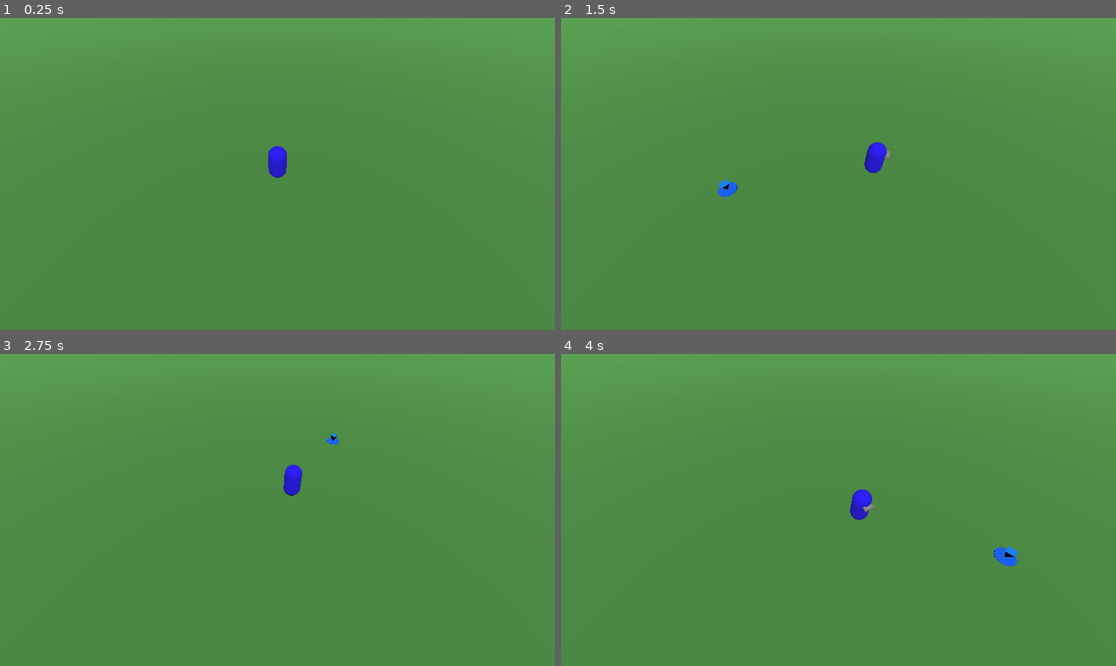
Above: before the commit, frames 1-4 (two rows, left to right).
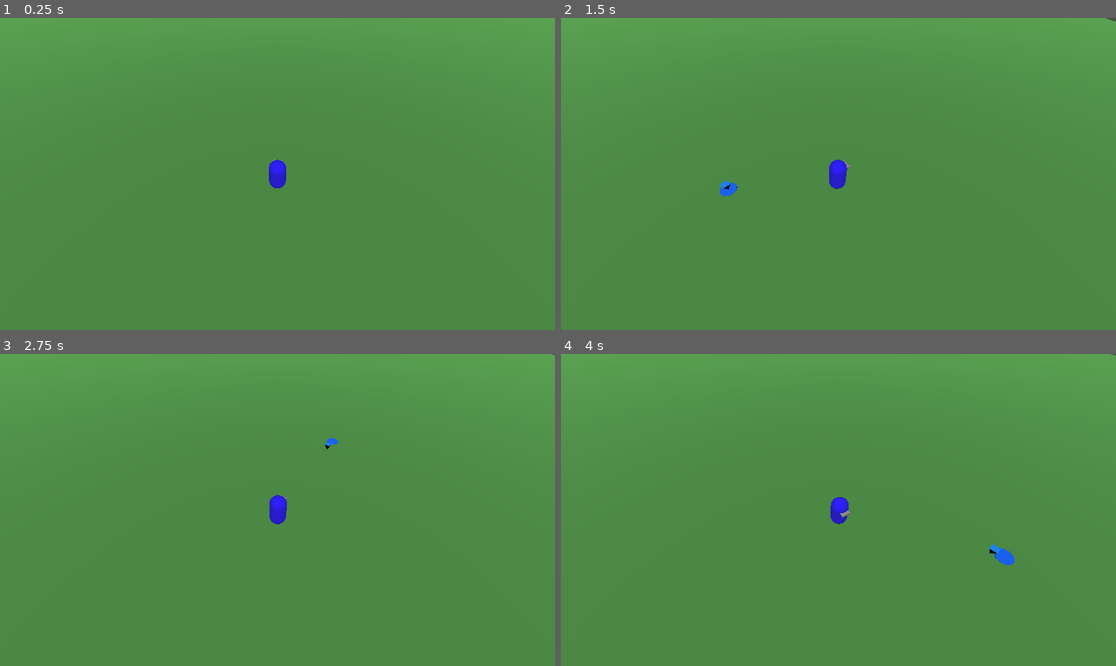
Above: after the commit, the same moments.

Repository: vitorreao/dungeon_walkers
Game: Godot game, scene res://Level.tscn
The game is run twice, just before and just after one commit, with the same random seed, the same clock (stepped at 60 frames per second) and the same inputs.
Inputs (mouse positions are in pixels of both pictures, inside the frame that each line leads up to):
- Up to frame 1 (0.25 s): no input
- Up to frame 2 (1.5 s): tap Enter at 0.5 s; move the mouse to (960, 158) at 0.52 s; click (960, 158) at 0.67 s; move the mouse to (727, 189) at 1.27 s; click (727, 189) at 1.42 s
- Up to frame 3 (2.75 s): move the mouse to (333, 441) at 2.02 s; click (333, 441) at 2.17 s
- Up to frame 4 (4 s): move the mouse to (810, 572) at 2.77 s; click (810, 572) at 2.92 s; move the mouse to (1005, 556) at 3.52 s; click (1005, 556) at 3.67 s

The runs differ from the first frame. In frame 1, 0.3% of the frame differs, in the area x 48-52%, y 40-55%; in frame 2, 0.6%; in frame 3, 0.6%; in frame 4, 0.7%, in the area x 48-100%, y 0-69%.

Commit message:
Add camera movement

Diff:
--- a/Level.tscn
+++ b/Level.tscn
@@ -1,6 +1,7 @@
-[gd_scene load_steps=8 format=3 uid="uid://ca8qxry68vcdr"]
+[gd_scene load_steps=9 format=3 uid="uid://ca8qxry68vcdr"]
 
 [ext_resource type="PackedScene" uid="uid://cysyvnulbli1h" path="res://player.tscn" id="1_g7hte"]
+[ext_resource type="Script" path="res://camera_movement.gd" id="2_e1tij"]
 [ext_resource type="Script" path="res://nav_area.gd" id="2_gy8kc"]
 [ext_resource type="PackedScene" uid="uid://c6rkrrph4d85s" path="res://player_movement.tscn" id="3_gn0hq"]
 
@@ -24,8 +25,10 @@
 [node name="Player" parent="." instance=ExtResource("1_g7hte")]
 transform = Transform3D(1, 0, 0, 0, 1, 0, 0, 0, 1, 0, 1.02483, 0)
 
-[node name="Camera3D" type="Camera3D" parent="."]
+[node name="Camera3D" type="Camera3D" parent="." node_paths=PackedStringArray("target")]
 transform = Transform3D(1, 0, 0, 0, 0.642788, 0.766044, 0, -0.766044, 0.642788, 0, 9, 7.5)
+script = ExtResource("2_e1tij")
+target = NodePath("../Player")
 
 [node name="DirectionalLight3D" type="DirectionalLight3D" parent="."]
 transform = Transform3D(1, 0, 0, 0, 0.556615, 0.830771, 0, -0.830771, 0.556615, 0, 5.5114, 7.5551)
--- /dev/null
+++ b/camera_movement.gd
@@ -0,0 +1,11 @@
+extends Camera3D
+
+@export var target: Node3D
+@export var distance_to_target: Vector3 = Vector3(0.0, 9.0, 7.5)
+
+# Called when the node enters the scene tree for the first time.
+func _ready():
+	assert(target != null)
+
+func _physics_process(delta):
+	global_position = target.global_position + distance_to_target
